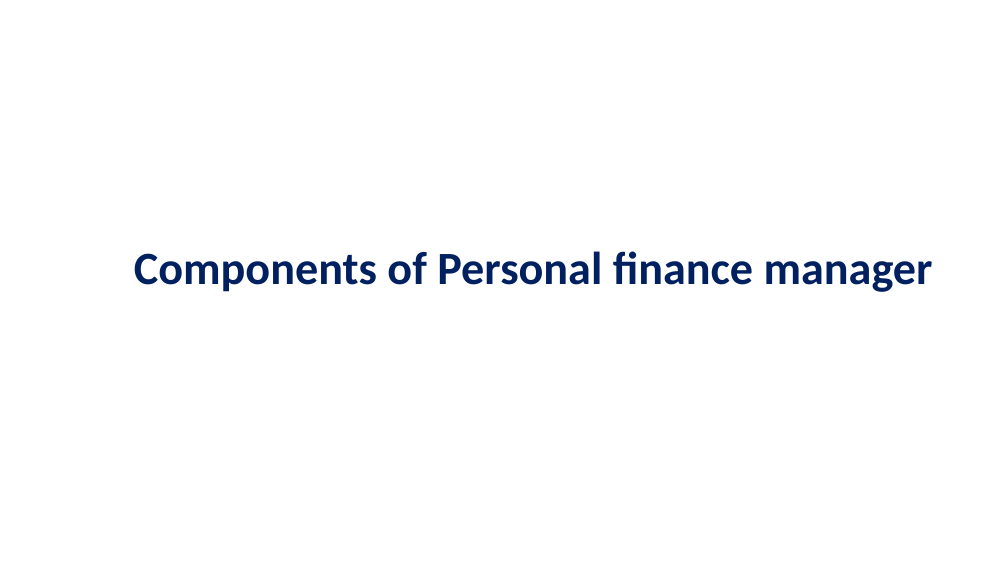
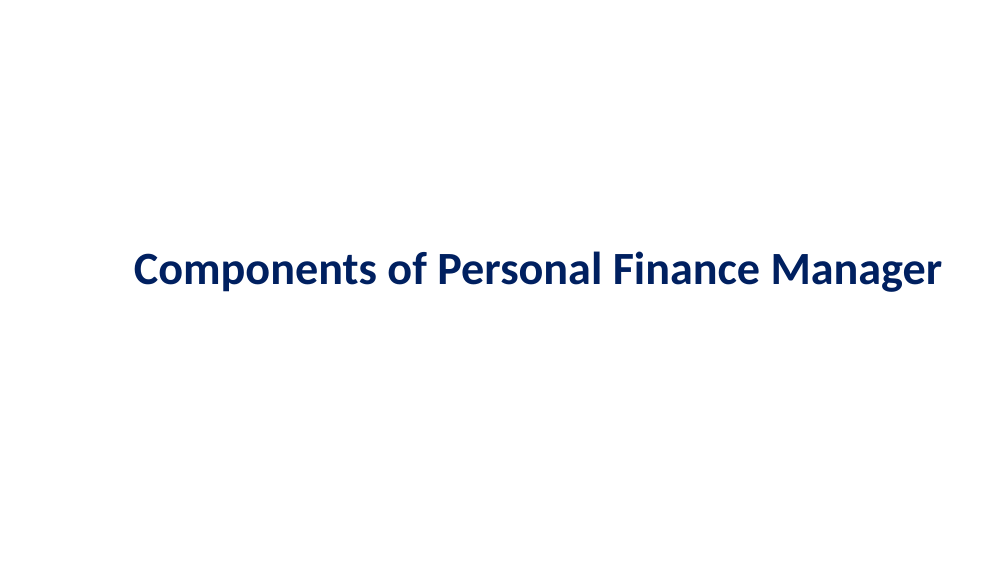
Before and after one commit to AitrichAcademyMeanStack/personal-finance-manager-workshop-ppts, a slide deck: slide 14 of WORKSHOP_INTRO/mean-finance-manager-workshop-intro.pptx (slide 11 before the commit). Drawn at 1008x567 pixels with LibreOffice and Linux fonts; fonts in the diff are those of the drawing. Boxes give left, top, right and bottom in pixels: in the first picture for what was removed or moved away, otherwise in the second. Text is boxed around its words. In the diff, an @@ line names an element or a change of style, - is before the commit and + after.

```diff
--- a/WORKSHOP_INTRO/mean-finance-manager-workshop-intro.pptx
+++ b/WORKSHOP_INTRO/mean-finance-manager-workshop-intro.pptx
@@ title at <box>134,251,943,292</box>: text changed @@
-Components of Personal finance manager
+Components of Personal Finance Manager
```
Also in this commit, not shown: 2 other slides changed, 4 slides added, 4 slides removed, 4 other files.
